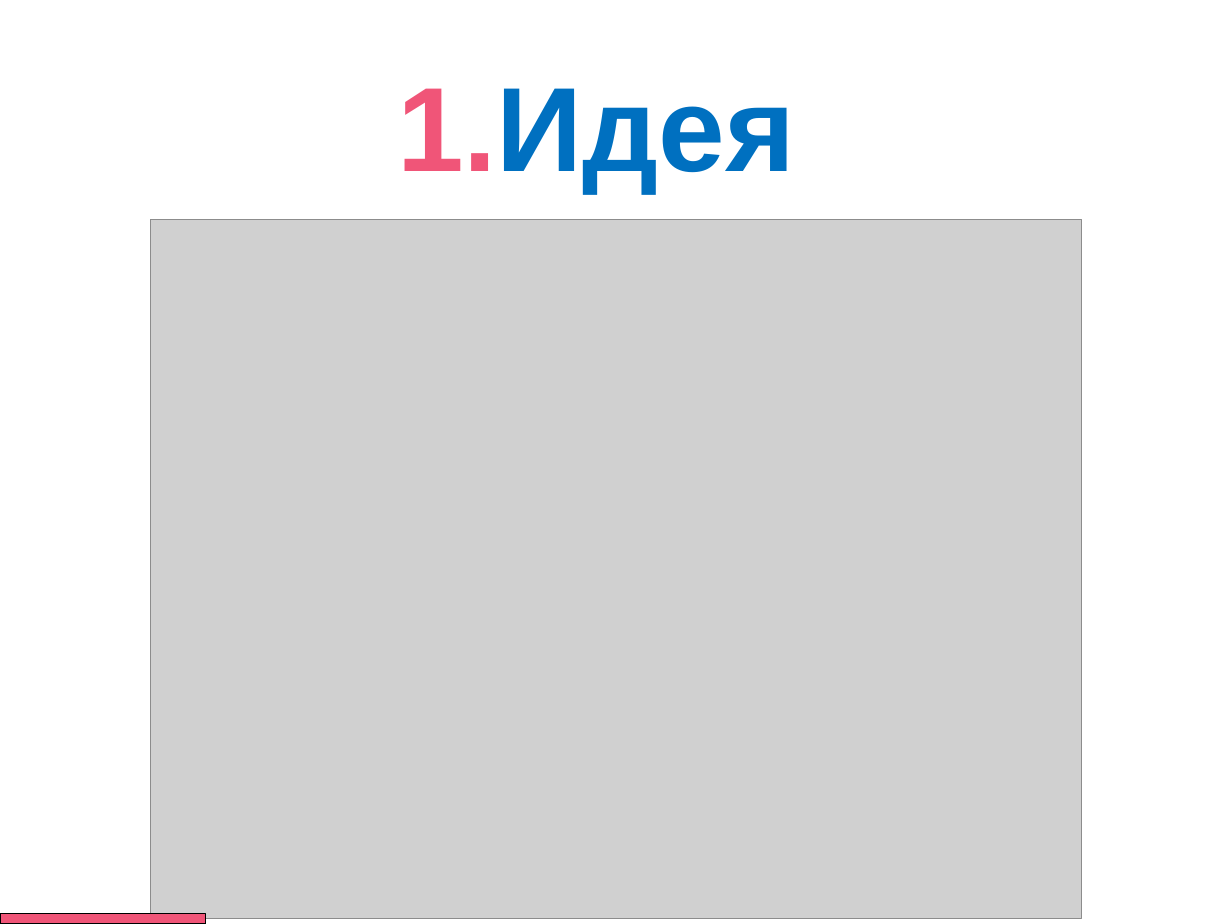
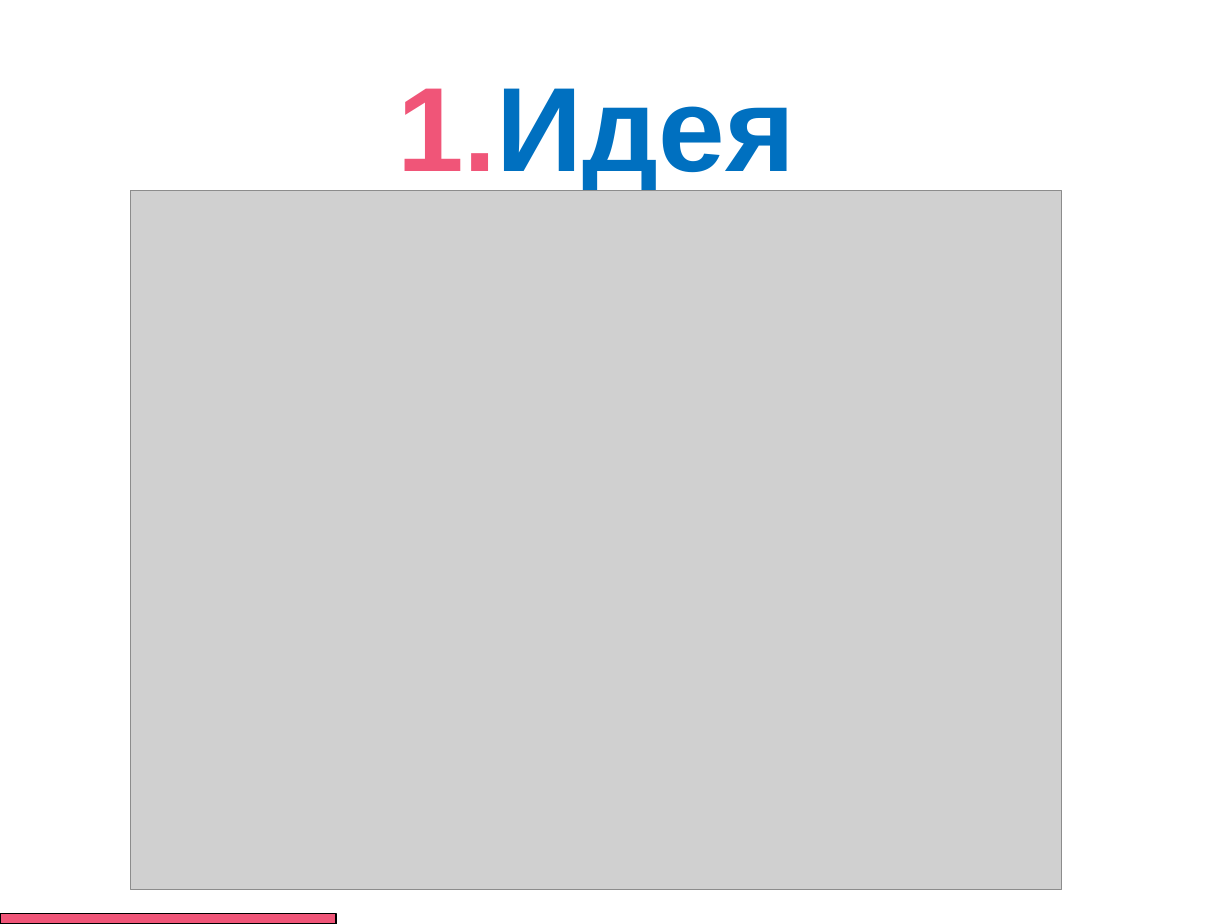
Before and after one commit to malkyatmuk1/IsDoorLocked, a slide deck: slide 3 of Branding and UI/Presentation.pptm (slide 2 before the commit). Drawn at 1232x924 pixels with LibreOffice and Linux fonts; fonts in the diff are those of the drawing; grey boxes stand for pictures. Boxes give left, top, right and bottom in pixels: in the first picture for what was removed or moved away, otherwise in the second. Text is boxed around its words. In the diff, an @@ line names an element or a change of style, - is before the commit and + after.

```diff
--- a/Branding and UI/Presentation.pptm
+++ b/Branding and UI/Presentation.pptm
@@ picture: place and size @@
-picture at box(150, 219, 1082, 918)
+picture at box(131, 191, 1062, 890)
@@ rectangle: place and size @@
-rectangle at box(0, 914, 206, 924)
+rectangle at box(0, 914, 336, 924)
```
Also in this commit, not shown: 7 other slides changed, 2 slides added, 3 slides removed.
